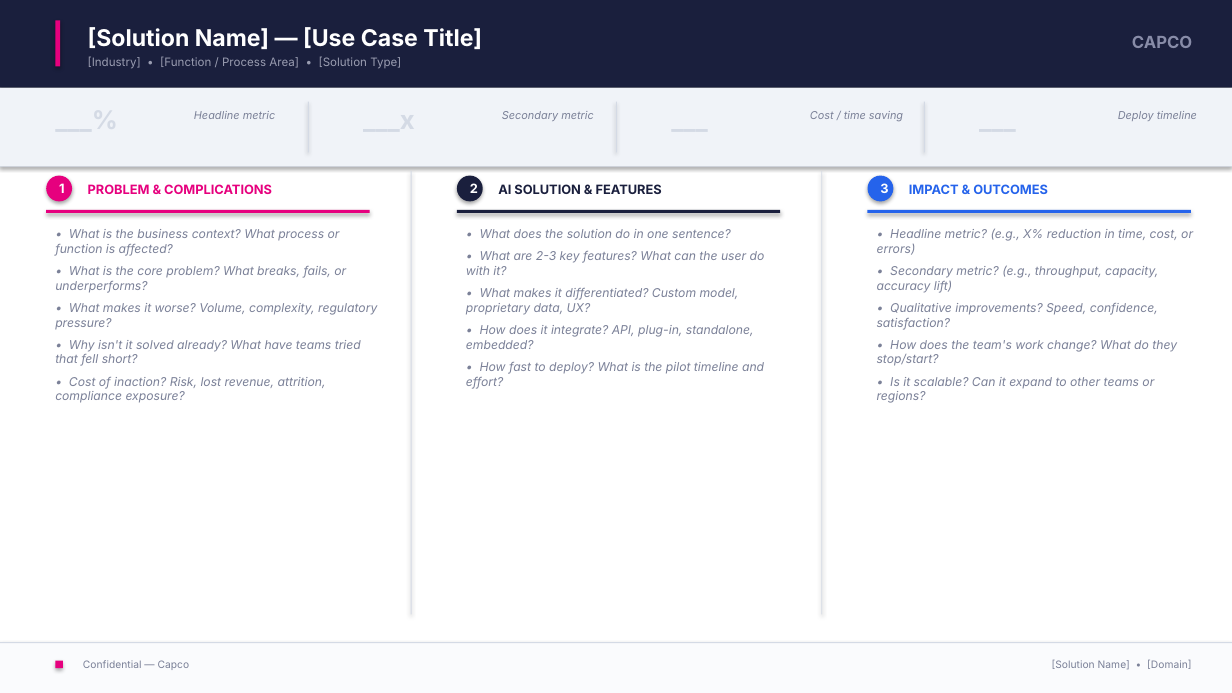
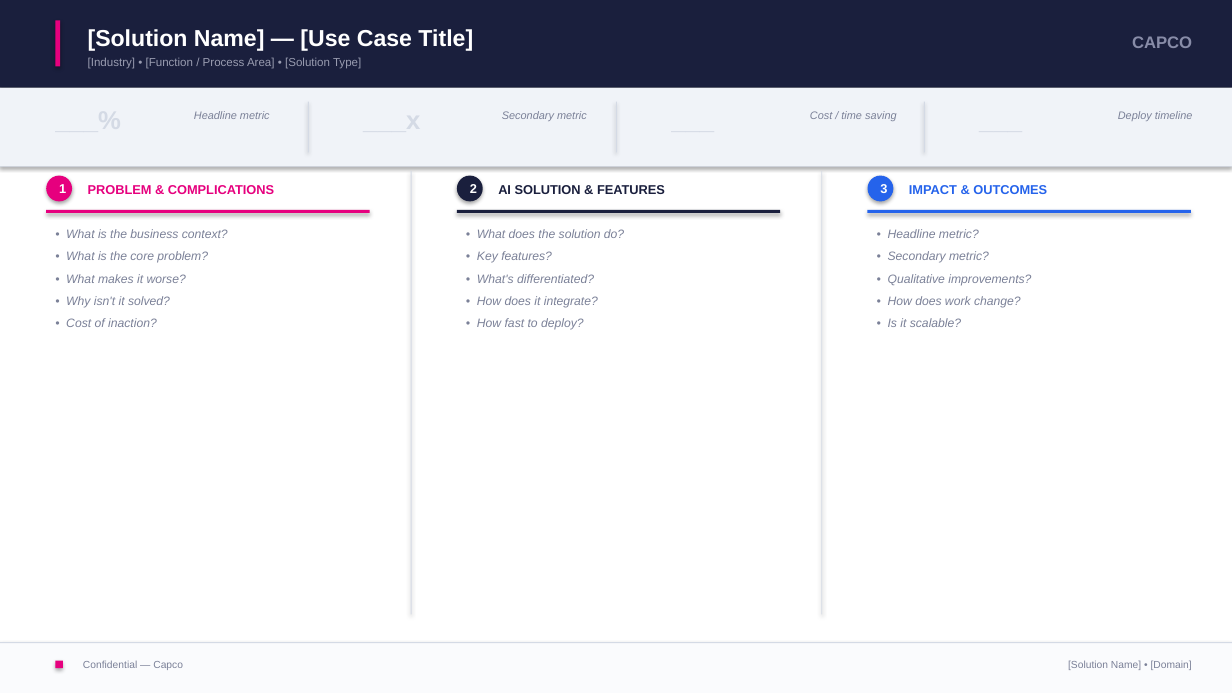
Before and after one commit to JessieWang0926/Intake-to-GTM, a slide deck: slide 3 of Demo One Slider - Light.pptx. Drawn at 1232x693 pixels with LibreOffice and Linux fonts; fonts in the diff are those of the drawing. Boxes give left, top, right and bottom in pixels: in the first picture for what was removed or moved away, otherwise in the second. Text is boxed around its words. In the diff, an @@ line names an element or a change of style, - is before the commit and + after.

```diff
--- a/Demo One Slider - Light.pptx
+++ b/Demo One Slider - Light.pptx
@@ font Inter to Arial in 15 elements at box(88, 29, 473, 51), box(88, 57, 361, 69), box(194, 111, 270, 119), box(502, 111, 587, 121), box(810, 111, 897, 121), box(1118, 111, 1193, 121), box(46, 176, 72, 201), box(88, 185, 274, 194), box(498, 185, 665, 194), box(909, 185, 1047, 194), box(83, 661, 183, 670), box(1068, 660, 1192, 670), box(46, 99, 185, 145), box(663, 99, 801, 145), box(970, 99, 1109, 145) @@
@@ text at box(66, 229, 228, 327): text changed; font Inter to Arial @@
-• What is the business context? What process or function is affected?
-• What is the core problem? What breaks, fails, or underperforms?
-• What makes it worse? Volume, complexity, regulatory pressure?
-• Why isn't it solved already? What have teams tried that fell short?
-• Cost of inaction? Risk, lost revenue, attrition, compliance exposure?
+• What is the business context?
+• What is the core problem?
+• What makes it worse?
+• Why isn't it solved?
+• Cost of inaction?
@@ text at box(477, 229, 624, 330): text changed; font Inter to Arial @@
-• What does the solution do in one sentence?
-• What are 2-3 key features? What can the user do with it?
-• What makes it differentiated? Custom model, proprietary data, UX?
-• How does it integrate? API, plug-in, standalone, embedded?
-• How fast to deploy? What is the pilot timeline and effort?
+• What does the solution do?
+• Key features?
+• What's differentiated?
+• How does it integrate?
+• How fast to deploy?
@@ text at box(888, 229, 1031, 327): text changed; font Inter to Arial @@
-• Headline metric? (e.g., X% reduction in time, cost, or errors)
-• Secondary metric? (e.g., throughput, capacity, accuracy lift)
-• Qualitative improvements? Speed, confidence, satisfaction?
-• How does the team's work change? What do they stop/start?
-• Is it scalable? Can it expand to other teams or regions?
+• Headline metric?
+• Secondary metric?
+• Qualitative improvements?
+• How does work change?
+• Is it scalable?
```
Also in this commit, not shown: 2 other slides changed, 2 other files.
